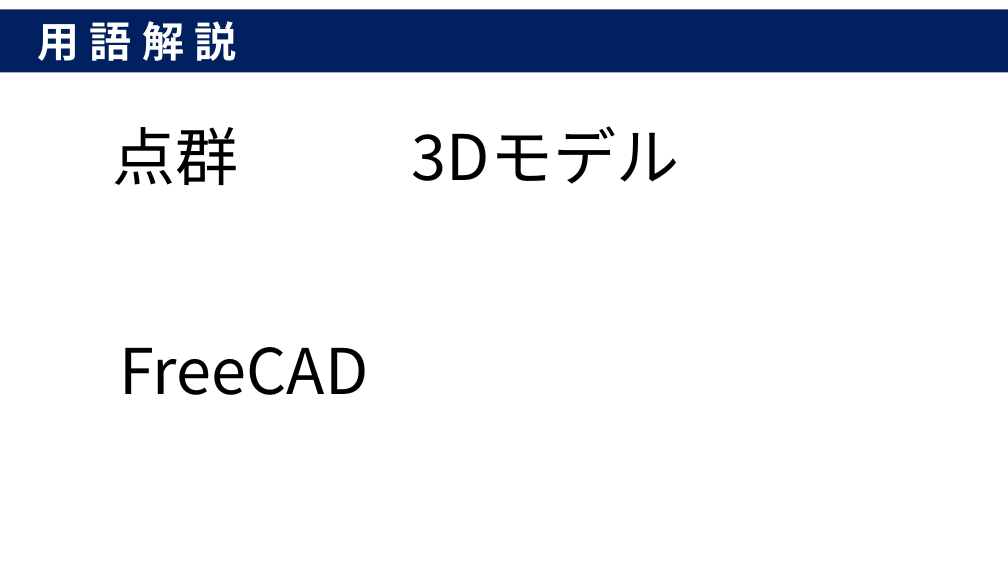
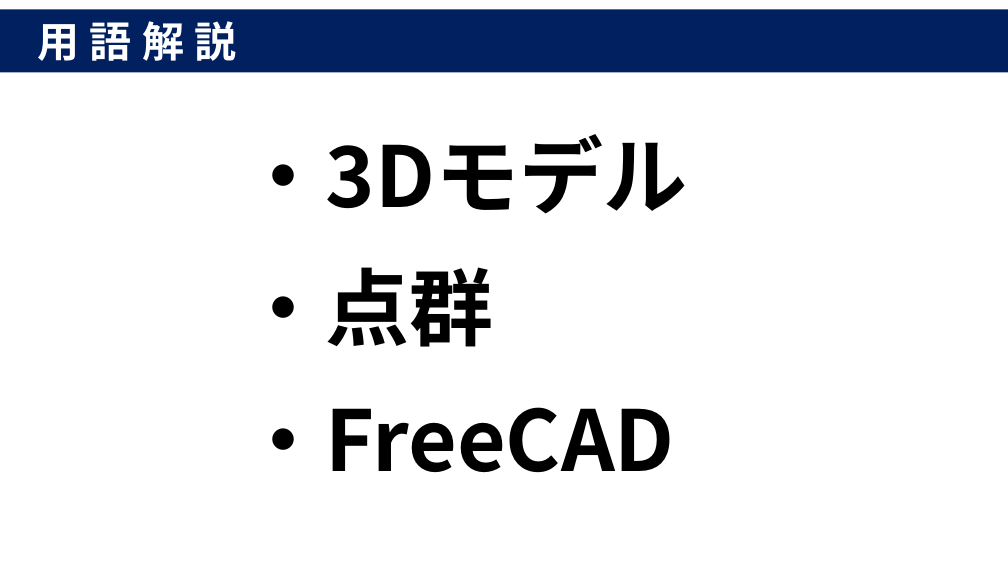
Before and after one commit to nabe-daisuki/hello-nabe, a slide deck: slide 15 of prezentation/プレゼン資料.pptx. Drawn at 1008x567 pixels with LibreOffice and Linux fonts; fonts in the diff are those of the drawing. Boxes give left, top, right and bottom in pixels: in the first picture for what was removed or moved away, otherwise in the second. Text is boxed around its words. In the diff, an @@ line names an element or a change of style, - is before the commit and + after.

```diff
--- a/prezentation/プレゼン資料.pptx
+++ b/prezentation/プレゼン資料.pptx
@@ text at (241,134,687,472): text changed; size 60 to 80 pt; bold on @@
-点群
+・3Dモデル
+・点群
+・FreeCAD
@@ text removed at (412,126,679,184) @@
-3Dモデル
@@ text removed at (120,347,369,395) @@
-FreeCAD
```
Also in this commit, not shown: 3 other slides changed, 13 slides added, 4 slides removed, 10 other files.
